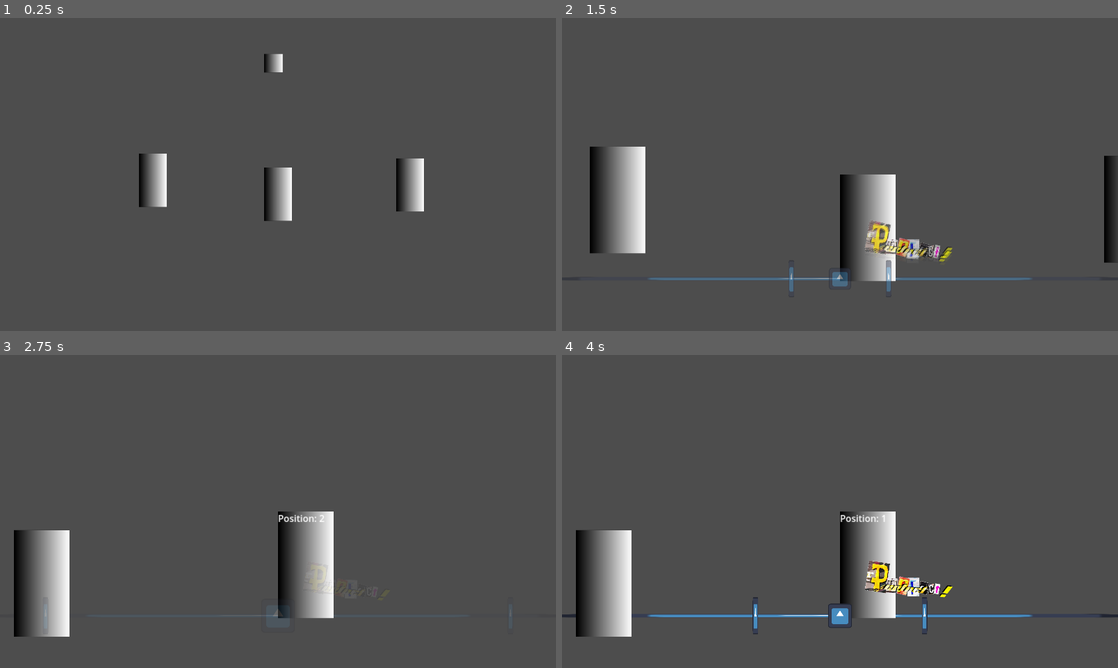
Above: before the commit, frames 1-4 (two rows, left to right).
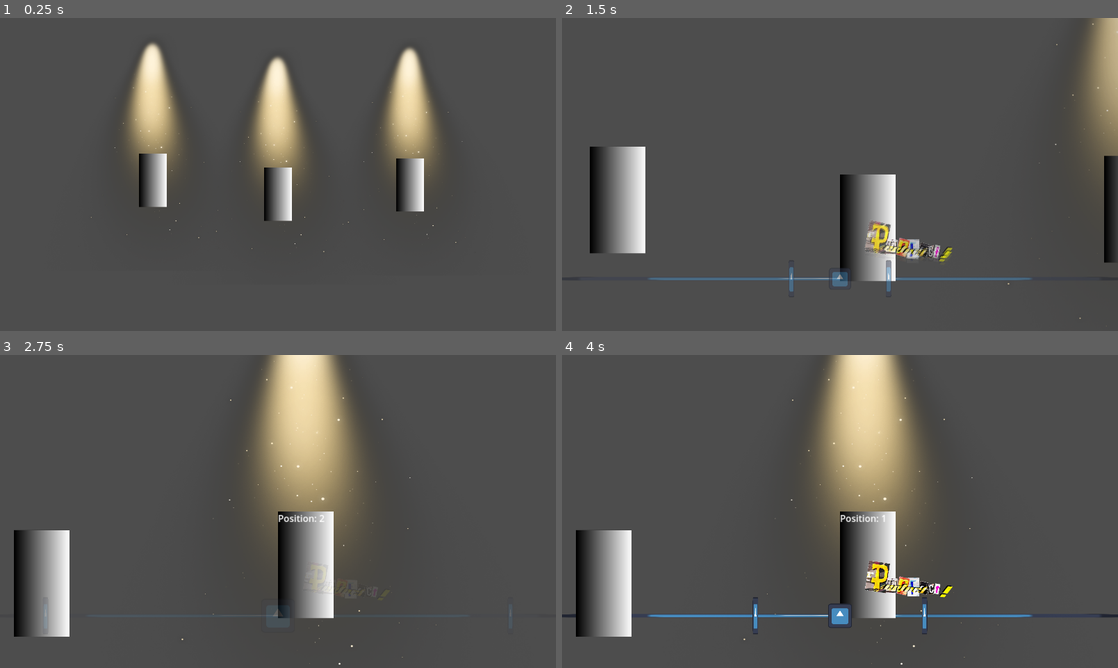
Above: after the commit, the same moments.

Repository: Quarticore/UntitledTomatoGame
Game: Godot game, scene res://scenes/main.tscn
The game is run twice, just before and just after one commit, with the same random seed, the same clock (stepped at 60 frames per second) and the same inputs. The engine's default icon, where the game draws it, is replaced by a stand-in: a white triangle on a blue panel in a dark square. Sound files missing from this copy of the repository are replaced by a short silence.
Inputs (mouse positions are in pixels of both pictures, inside the frame that each line leads up to):
- Up to frame 1 (0.25 s): no input
- Up to frame 2 (1.5 s): tap Enter at 0.5 s; move the mouse to (712, 180) at 0.52 s; hold D (InputRight) 0.53-1.28 s; click (712, 180) at 0.6 s; move the mouse to (1117, 255) at 1.27 s; hold A (InputLeft) from 1.28 s (still down); tap S (InputMiddle) at 1.35 s; click (1117, 255) at 1.42 s
- Up to frame 3 (2.75 s): move the mouse to (305, 564) at 2.02 s; release A (InputLeft) at 2.03 s; hold D (InputRight) from 2.03 s (still down); click (305, 564) at 2.1 s
- Up to frame 4 (4 s): move the mouse to (812, 574) at 2.77 s; tap S (InputMiddle) at 2.85 s; click (812, 574) at 2.92 s; move the mouse to (1006, 558) at 3.52 s; release D (InputRight) at 3.53 s; hold A (InputLeft) from 3.53 s (still down); click (1006, 558) at 3.6 s

The runs differ from the first frame. In frame 1, 7.7% of the frame differs, in the area x 16-84%, y 8-75%; in frame 2, 2.3%; in frame 3, 8.6%; in frame 4, 8.6%, in the area x 32-79%, y 0-100%.

Commit message:
fix: different light system

Diff:
--- a/assets/scripts/member.gd
+++ b/assets/scripts/member.gd
@@ -23,6 +23,12 @@
 	# If clicked emit "selected"
 	if event.is_action("Click"):
 		selected.emit()
+
+func show_light():
+	$AnimationPlayer.play("show_light")
+
+func hide_light():
+	$AnimationPlayer.play("hide_light")
 
 func get_position():
 	return behaviour.valid_positions[position_idx]
--- a/assets/scripts/selection_manager.gd
+++ b/assets/scripts/selection_manager.gd
@@ -2,7 +2,6 @@
 
 var root_path = "/root/Main/GameContainer/GameViewport/"
 @onready var Manager: GameManager = get_node("/root/GameManager")
-@onready var Light: Sprite2D = get_node(root_path + "Light")
 @onready var Member1: Node2D = get_node(root_path + "Member1")
 @onready var Member2: Node2D = get_node(root_path + "Member2")
 @onready var Member3: Node2D = get_node(root_path + "Member3")
@@ -13,13 +12,19 @@
 	gameplay_ui.play_show()
 
 func _on_member_hovered() -> void:
-	Light.global_position.x = Member1.global_position.x
+	Member1.show_light()
+	Member2.hide_light()
+	Member3.hide_light()
 
 func _on_member_2_hovered() -> void:
-	Light.global_position.x = Member2.global_position.x
+	Member2.show_light()
+	Member1.hide_light()
+	Member3.hide_light()
 
 func _on_member_3_hovered() -> void:
-	Light.global_position.x = Member3.global_position.x
+	Member3.show_light()
+	Member2.hide_light()
+	Member1.hide_light()
 
 func _on_member_selected() -> void:
 	Camera.zoom = Vector2(2, 2)
--- a/scenes/main.tscn
+++ b/scenes/main.tscn
@@ -25,11 +25,6 @@
 chance_to_change = 1.0
 valid_positions = [Vector3(0, 0, 1), Vector3(0, 1, 0), Vector3(1, 0, 0)]
 maybe_change_every_x_beats = 1
-
-[sub_resource type="Gradient" id="Gradient_w5xsi"]
-
-[sub_resource type="GradientTexture2D" id="GradientTexture2D_1rt5t"]
-gradient = SubResource("Gradient_w5xsi")
 
 [sub_resource type="Animation" id="Animation_3c3il"]
 length = 0.001
@@ -114,10 +109,6 @@
 position = Vector2(1368, 488)
 behaviour = SubResource("Resource_exxfo")
 
-[node name="Light" type="Sprite2D" parent="GameContainer/GameViewport"]
-position = Vector2(944, 160)
-texture = SubResource("GradientTexture2D_1rt5t")
-
 [node name="MainCamera" type="Camera2D" parent="GameContainer/GameViewport"]
 position = Vector2(960, 544)
 
--- a/scenes/member.tscn
+++ b/scenes/member.tscn
@@ -1,6 +1,7 @@
-[gd_scene load_steps=5 format=3 uid="uid://rf7wiy4b21xh"]
+[gd_scene load_steps=10 format=3 uid="uid://rf7wiy4b21xh"]
 
 [ext_resource type="Script" path="res://assets/scripts/member.gd" id="1_77kid"]
+[ext_resource type="Texture2D" uid="uid://dysefy3nlaljq" path="res://assets/images/stage_light.png" id="2_pige0"]
 
 [sub_resource type="Gradient" id="Gradient_l2tc0"]
 
@@ -10,10 +11,67 @@
 [sub_resource type="RectangleShape2D" id="RectangleShape2D_s1pk8"]
 size = Vector2(114, 202)
 
+[sub_resource type="Animation" id="Animation_rv2ro"]
+resource_name = "show_light"
+tracks/0/type = "value"
+tracks/0/imported = false
+tracks/0/enabled = true
+tracks/0/path = NodePath("StageLight:self_modulate")
+tracks/0/interp = 1
+tracks/0/loop_wrap = true
+tracks/0/keys = {
+"times": PackedFloat32Array(0, 0.3, 0.366667, 0.5, 0.566667),
+"transitions": PackedFloat32Array(1, 1, 1, 1, 1),
+"update": 0,
+"values": [Color(1, 1, 1, 1), Color(1, 1, 1, 0), Color(1, 1, 1, 1), Color(1, 1, 1, 0), Color(1, 1, 1, 1)]
+}
+
+[sub_resource type="Animation" id="Animation_440m3"]
+length = 0.001
+tracks/0/type = "value"
+tracks/0/imported = false
+tracks/0/enabled = true
+tracks/0/path = NodePath("StageLight:self_modulate")
+tracks/0/interp = 1
+tracks/0/loop_wrap = true
+tracks/0/keys = {
+"times": PackedFloat32Array(0),
+"transitions": PackedFloat32Array(1),
+"update": 0,
+"values": [Color(1, 1, 1, 1)]
+}
+
+[sub_resource type="Animation" id="Animation_t71sw"]
+resource_name = "hide_light"
+tracks/0/type = "value"
+tracks/0/imported = false
+tracks/0/enabled = true
+tracks/0/path = NodePath("StageLight:self_modulate")
+tracks/0/interp = 1
+tracks/0/loop_wrap = true
+tracks/0/keys = {
+"times": PackedFloat32Array(0),
+"transitions": PackedFloat32Array(1),
+"update": 0,
+"values": [Color(1, 1, 1, 0)]
+}
+
+[sub_resource type="AnimationLibrary" id="AnimationLibrary_l0awc"]
+_data = {
+"RESET": SubResource("Animation_440m3"),
+"hide_light": SubResource("Animation_t71sw"),
+"show_light": SubResource("Animation_rv2ro")
+}
+
 [node name="Member" type="Node2D"]
 script = ExtResource("1_77kid")
 
-[node name="Sprite2D" type="Sprite2D" parent="."]
+[node name="StageLight" type="Sprite2D" parent="."]
+position = Vector2(64, -7.99998)
+scale = Vector2(0.476, 0.412)
+texture = ExtResource("2_pige0")
+
+[node name="Sprite" type="Sprite2D" parent="."]
 position = Vector2(48, 92)
 scale = Vector2(1.5, 2.875)
 texture = SubResource("GradientTexture2D_vc4v7")
@@ -28,5 +86,10 @@
 offset_right = 40.0
 offset_bottom = 23.0
 
+[node name="AnimationPlayer" type="AnimationPlayer" parent="."]
+libraries = {
+"": SubResource("AnimationLibrary_l0awc")
+}
+
 [connection signal="input_event" from="Area2D" to="." method="_on_area_2d_input_event"]
 [connection signal="mouse_entered" from="Area2D" to="." method="_on_area_2d_mouse_entered"]
Binary file added: assets/images/stage_light.png
Not shown, added: assets/images/stage_light.png.import
Not shown: 1 places in scenes/main.tscn that only renumber resources
